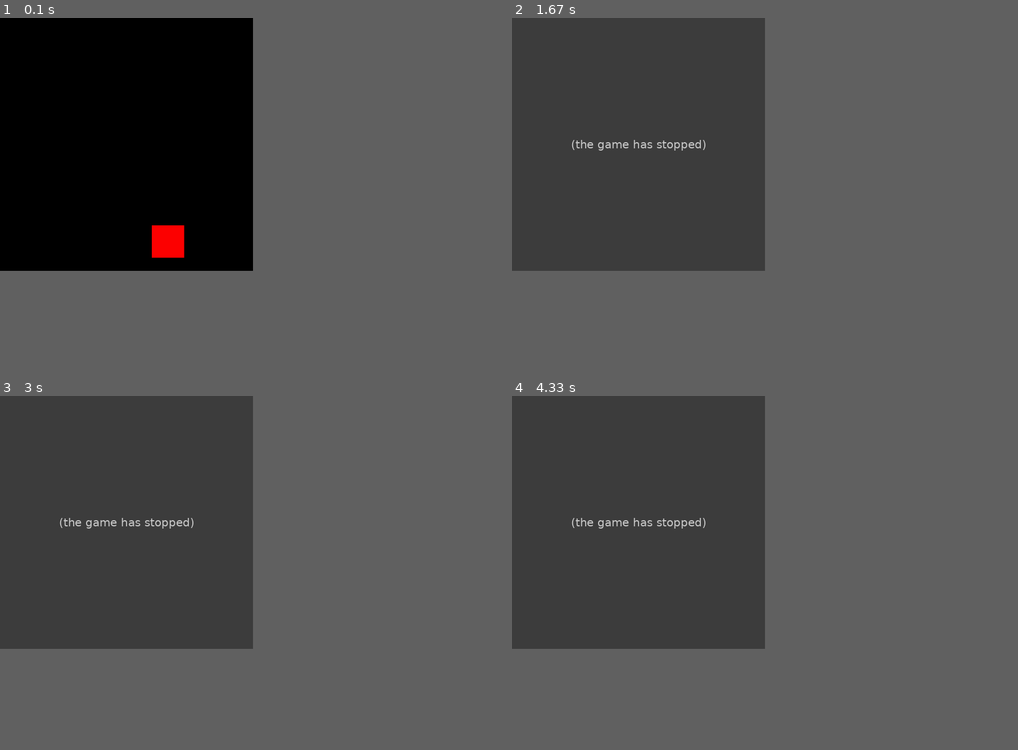
Above: before the commit, frames 1-4 (two rows, left to right).
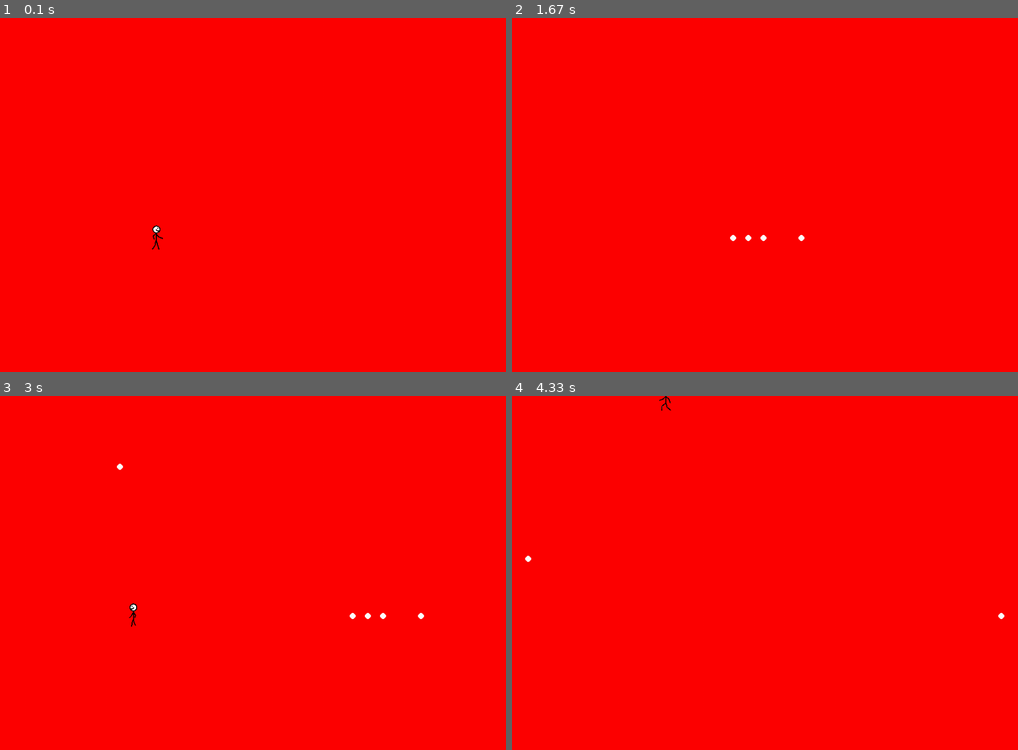
Above: after the commit, the same moments.

Repository: MaxwellMarcus/Pygame
Game: pygame game, started from game.py
Same seed, same stepped clock (60 frames per second), same inputs: the game is played once before the commit and once after it.
Inputs:
- Up to frame 1 (0.1 s): no input
- Up to frame 2 (1.67 s): tap Space at 0.33, 0.73, 1.03, 1.23 s; hold Right 0.67-1.13 s; hold Up 1.17-1.47 s
- Up to frame 3 (3 s): hold Left 2-2.53 s; tap Space at 2.07, 2.37, 2.63 s; hold Left 2.57-2.97 s
- Up to frame 4 (4.33 s): hold Up 3-3.37 s; tap Space at 3.07, 3.47, 3.77, 4.13 s; hold Right 3.4-4.03 s; hold Left from 4.07 s (still down)
In our replay, the window is 450x450 before the commit and 900x630 after it. These sizes can differ from the game's own. Grey fills any space a smaller window leaves; there, only what the larger window draws over its background counts as a difference.

The runs differ from the first frame. In frame 1, 35% of the frame differs, in the area x 0-50%, y 0-72%; in frame 2, 36%; in frame 3, 36%, in the area x 0-84%, y 0-72%; in frame 4, 36%.
Error before the commit: TypeError: Projectile.__init__() missing 3 required positional arguments: 'radius', 'color',...; the game stopped at 0.35 s (later frames are placeholders)

Commit message:
An animation is working

Diff:
--- a/game.py
+++ b/game.py
@@ -1,8 +1,8 @@
 import pygame
 pygame.init()
 
-screen_width = 500
-screen_height = 500
+screen_width = 1000
+screen_height = 700
 
 win = pygame.display.set_mode((screen_width,screen_height))
 
@@ -17,11 +17,33 @@
         self.vel = 5
 
         self.is_jump = False
-        self.jump_vel = 5
+        self.jump_vel = 15
         self.highest_jump_vel = self.jump_vel
 
-        self.direction = 0
+        self.direction = 1
         self.animation_frame = 0
+
+        self.left = [pygame.image.load('Stick Man\\Left 1.png'),pygame.image.load('Stick Man\\Left 2.png'),pygame.image.load('Stick Man\\Left 3.png'),pygame.image.load('Stick Man\\Left 4.png'),pygame.image.load('Stick Man\\Left 5.png'),pygame.image.load('Stick Man\\Left 6.png'),pygame.image.load('Stick Man\\Left 7.png')]
+        self.right = [pygame.image.load('Stick Man\\Right 1.png'),pygame.image.load('Stick Man\\Right 2.png'),pygame.image.load('Stick Man\\Right 3.png'),pygame.image.load('Stick Man\\Right 4.png'),pygame.image.load('Stick Man\\Right 5.png'),pygame.image.load('Stick Man\\Right 6.png'),pygame.image.load('Stick Man\\Right 7.png')]
+        for i in self.right:
+            size = i.get_rect().size
+            x = size[0]
+            y = size[1]
+            self.right[self.right.index(i)] = pygame.transform.scale(i,(x//20,y//20))
+        for i in self.left:
+            size = i.get_rect().size
+            x = size[0]
+            y = size[1]
+            self.left[self.left.index(i)] = pygame.transform.scale(i,(x//20,y//20))
+
+    def render(self,win):
+        if self.animation_frame > 20:
+            self.animation_frame = 0
+        if self.direction == 1:
+            win.blit(self.right[self.animation_frame//3], (self.x,self.y))
+        if self.direction == -1:
+            win.blit(self.left[self.animation_frame//3], (self.x,self.y))
+
 
 class Projectile:
     def __init__(self,x,y,radius,color,facing):
@@ -33,37 +55,42 @@
         self.vel = 10 * facing
 
     def draw(self,win):
-        pygame.draw.circle(win,self.color,(self.x,self.y),self.radius)
+        pygame.draw.circle(win,self.color,(self.x,self.y),self.radius,0)
 
 
-player = Player(300,410,64,64)
+player = Player(300,410,25,50)
 bullets = []
 
 run = True
 while run:
     pygame.time.delay(50)
 
+    win.fill((255,0,0))
+
     for event in pygame.event.get():
         if event.type == pygame.QUIT:
             run = False
 
     for i in bullets:
-        if i.x < 500 and i.x > 0:
-            bullet.x += bullet.vel
+        if i.x < screen_width and i.x > 0:
+            i.x += i.vel
+            i.draw(win)
         else:
             bullets.pop(bullets.index(i))
 
     keys = pygame.key.get_pressed()
     if keys[pygame.K_SPACE]:
-        if len(bullets) < 10:
-            bullets.append(Projectile(player.x + player.width//2,player.y+player.height//2))
+        if len(bullets) < 100:
+            bullets.append(Projectile(round(player.x + player.width//2),round(player.y+player.height//2),6,(255,255,255),player.direction))
 
     if keys[pygame.K_LEFT] and player.x > player.vel:
         player.x -= player.vel
         player.direction = -1
-    if keys[pygame.K_RIGHT] and player.x < 500-player.vel-player.width:
+        player.animation_frame += 1
+    if keys[pygame.K_RIGHT] and player.x < screen_width-player.vel-player.width:
         player.x += player.vel
         player.direction = 1
+        player.animation_frame += 1
     if not player.is_jump:
         if keys[pygame.K_UP]:
             player.is_jump = True
@@ -80,8 +107,7 @@
             player.jump_vel = player.highest_jump_vel
 
 
-    win.fill((0,0,0))
-    pygame.draw.rect(win, (255,0,0),(player.x,player.y,player.width,player.height))
+    player.render(win)
     pygame.display.update()
 
 pygame.quit()
Binary file added: Stick Man/Left 1.png
Binary file added: Stick Man/Left 2.png
Binary file added: Stick Man/Left 3.png
Binary file added: Stick Man/Left 4.png
Binary file added: Stick Man/Left 5.png
Binary file added: Stick Man/Left 6.png
Binary file added: Stick Man/Left 7.png
Binary file added: Stick Man/Right 1.png
Binary file added: Stick Man/Right 2.png
Binary file added: Stick Man/Right 3.png
Binary file added: Stick Man/Right 4.png
Binary file added: Stick Man/Right 5.png
(and 16 more such lines)
